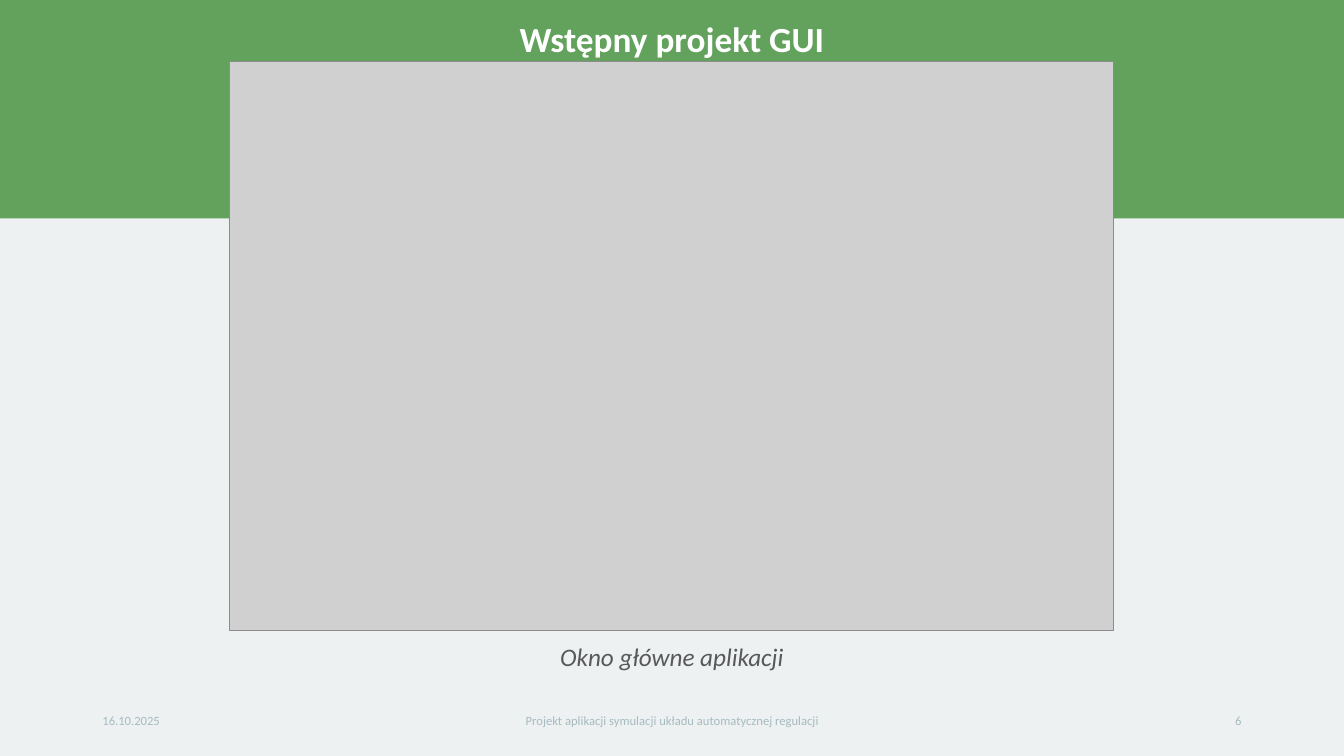
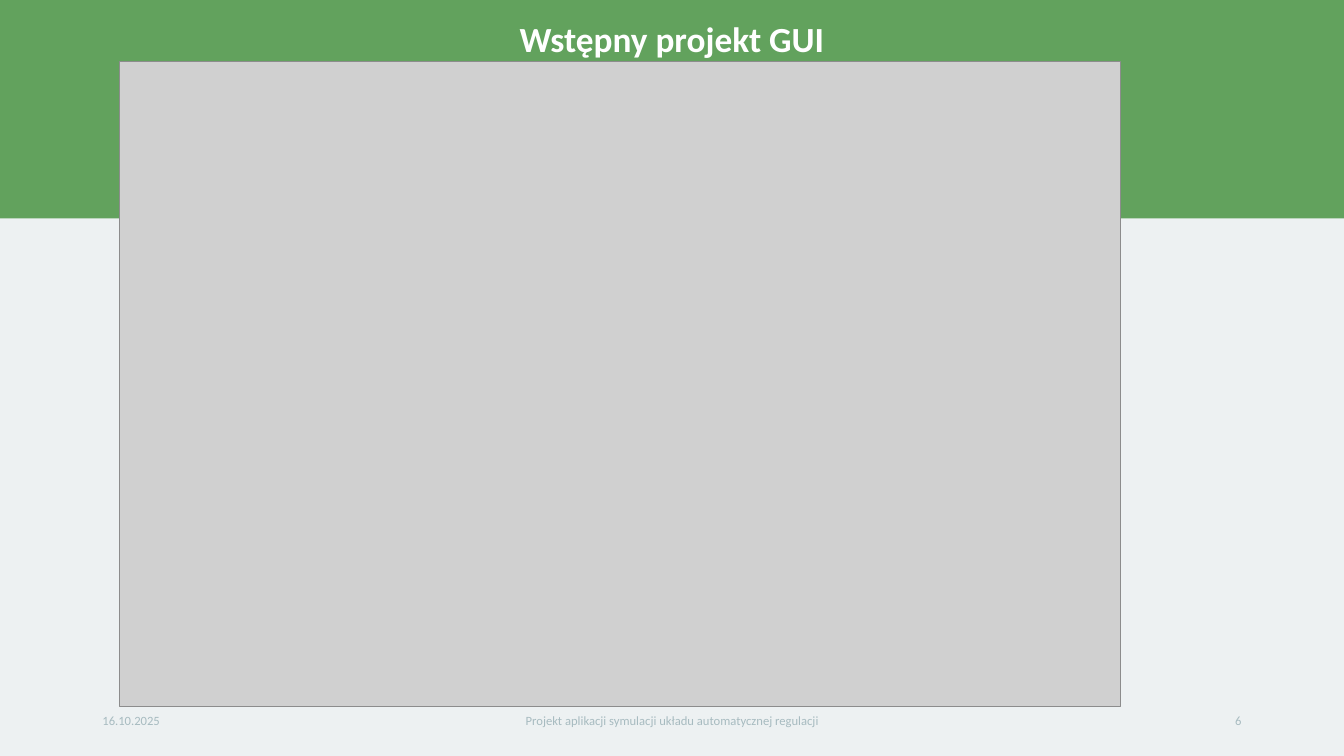
Before and after one commit to KamilWarczekIP/PK-Symulator_UAR, a slide deck: slide 6 of etap1/Projekt aplikacji symulacji układu automatycznej regulacji.pptx. Drawn at 1344x756 pixels with LibreOffice and Linux fonts; fonts in the diff are those of the drawing; grey boxes stand for pictures. Boxes give left, top, right and bottom in pixels: in the first picture for what was removed or moved away, otherwise in the second. Text is boxed around its words. In the diff, an @@ line names an element or a change of style, - is before the commit and + after.

```diff
--- a/etap1/Projekt aplikacji symulacji układu automatycznej regulacji.pptx
+++ b/etap1/Projekt aplikacji symulacji układu automatycznej regulacji.pptx
@@ picture: place and size @@
-picture at <box>230,62,1114,630</box>
+picture at <box>119,62,1120,706</box>
@@ text removed at <box>560,648,783,671</box> @@
-Okno główne aplikacji
```
Also in this commit, not shown: 9 other files.
